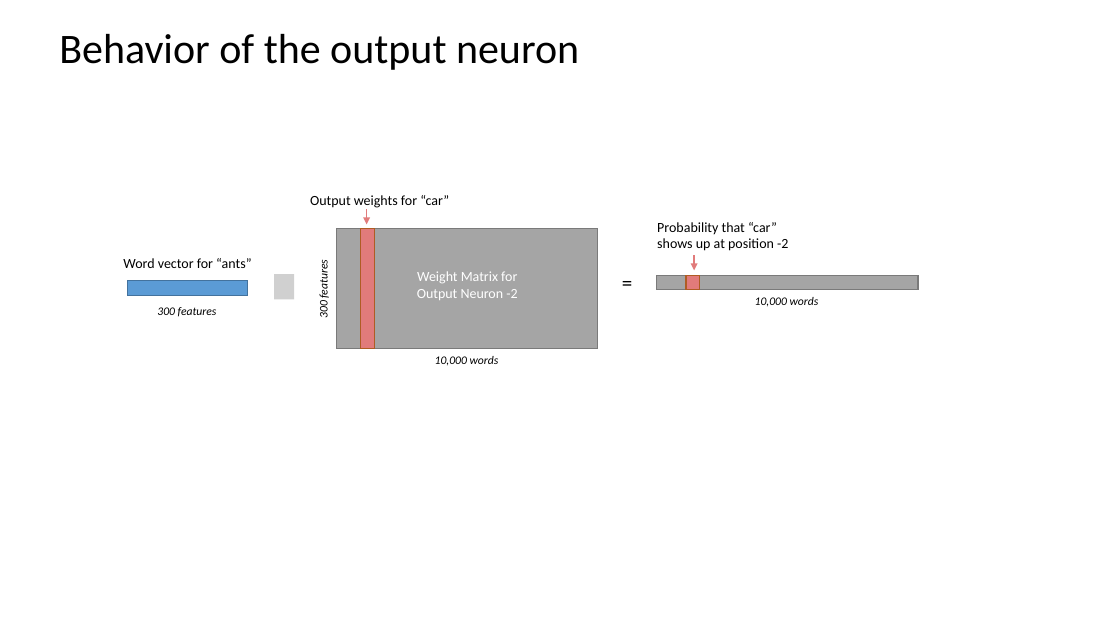
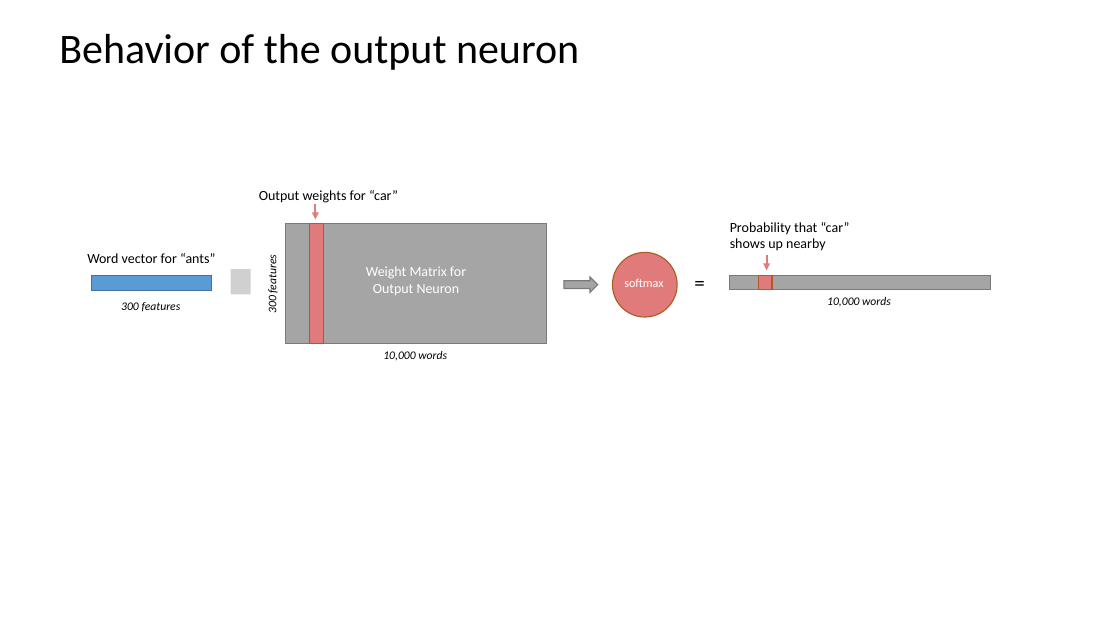
Before and after one commit to chrisjmccormick/chrisjmccormick.github.io, a slide deck: slide 5 of assets/word2vec/Word2Vec_Illustrations.pptx. Drawn at 1120x630 pixels with LibreOffice and Linux fonts; fonts in the diff are those of the drawing; grey boxes stand for pictures. Boxes give left, top, right and bottom in pixels: in the first picture for what was removed or moved away, otherwise in the second. Text is boxed around its words. In the diff, an @@ line names an element or a change of style, - is before the commit and + after.

```diff
--- a/assets/word2vec/Word2Vec_Illustrations.pptx
+++ b/assets/word2vec/Word2Vec_Illustrations.pptx
@@ 3 texts, 2 rectangles, 1 arrow: place and size @@
-3 texts, 2 rectangles, 1 arrow at (310, 195, 598, 366)
+3 texts, 2 rectangles, 1 arrow at (259, 190, 547, 360)
@@ text at (730, 222, 850, 251): text changed @@
-Probability that “car” shows up at position -2
+Probability that “car” shows up nearby
@@ picture added at (231, 269, 251, 294) @@
@@ text at (366, 266, 466, 295): text changed @@
-Weight Matrix for Output Neuron -2
+Weight Matrix for Output Neuron
@@ ellipse added at (613, 252, 677, 317), fill #E17B7B, outline #AF5C24 1 pt @@
@@ 1 rectangle, 1 text, 1 arrow: place and size @@
-1 rectangle, 1 text, 1 arrow at (622, 255, 700, 295)
+1 rectangle, 1 text, 1 arrow at (695, 255, 772, 295)
@@ 2 texts, 1 rectangle: place and size @@
-2 texts, 1 rectangle at (123, 258, 251, 317)
+2 texts, 1 rectangle at (87, 253, 215, 312)
@@ picture removed at (274, 274, 294, 299) @@
@@ right arrow added at (565, 277, 598, 292), fill #A5A5A5, outline #7A7A7A 1 pt @@
@@ text added at (624, 279, 663, 287), 10.5 pt, text #FFFFFF @@
+softmax
@@ rectangle: place and size @@
-rectangle at (657, 276, 918, 290)
+rectangle at (729, 276, 991, 290)
@@ text "10,000 words": place and size @@
-text "10,000 words" at (755, 297, 819, 307)
+text "10,000 words" at (827, 297, 891, 307)
```
Also in this commit, not shown: 2 other files.
